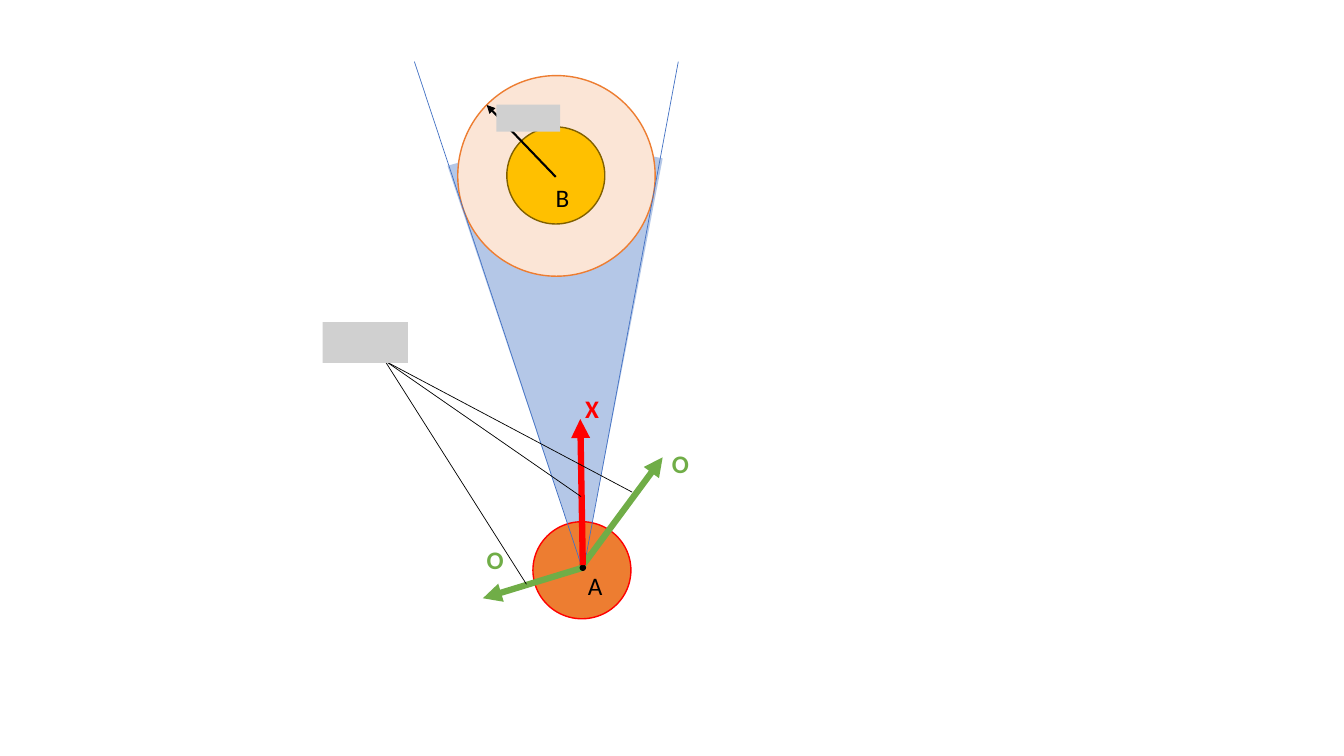
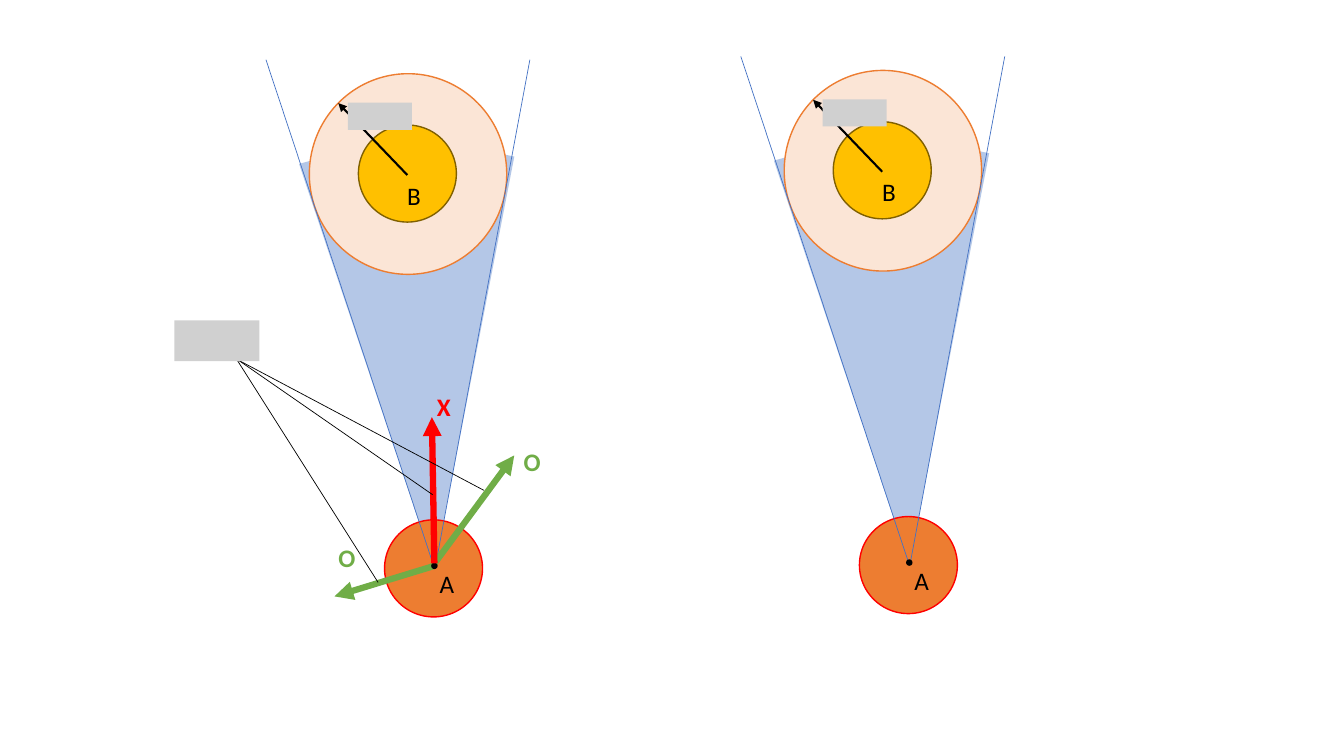
Before and after one commit to Yi-An-Wang/institute_information, a slide deck: slide 4 of path_planing/VO_code_try/robot_properties3.pptx. Drawn at 1344x756 pixels with LibreOffice and Linux fonts; fonts in the diff are those of the drawing; grey boxes stand for pictures. Boxes give left, top, right and bottom in pixels: in the first picture for what was removed or moved away, otherwise in the second. Text is boxed around its words. In the diff, an @@ line names an element or a change of style, - is before the commit and + after.

```diff
--- a/path_planing/VO_code_try/robot_properties3.pptx
+++ b/path_planing/VO_code_try/robot_properties3.pptx
@@ line moved from (583, 571) - (414, 62) to (435, 569) - (266, 59) @@
@@ line moved from (584, 571) - (679, 62) to (436, 569) - (530, 59) @@
@@ group added at bbox=[329, 0, 1344, 756]: 4 ellipses, 2 lines, 2 texts, 1 pie slice (boxed as its full ellipse), 1 arrow, 1 picture @@
+A
+B
@@ 5 texts, 4 ellipses, 4 arrows, 3 lines, 2 pictures, 1 pie slice (boxed as its full ellipse): place and size @@
-5 texts, 4 ellipses, 4 arrows, 3 lines, 2 pictures, 1 pie slice (boxed as its full ellipse) at bbox=[2, 0, 1163, 756]
+5 texts, 4 ellipses, 4 arrows, 3 lines, 2 pictures, 1 pie slice (boxed as its full ellipse) at bbox=[0, 0, 1015, 756]
```
Also in this commit, not shown: 2 slides added, 6 other files.
